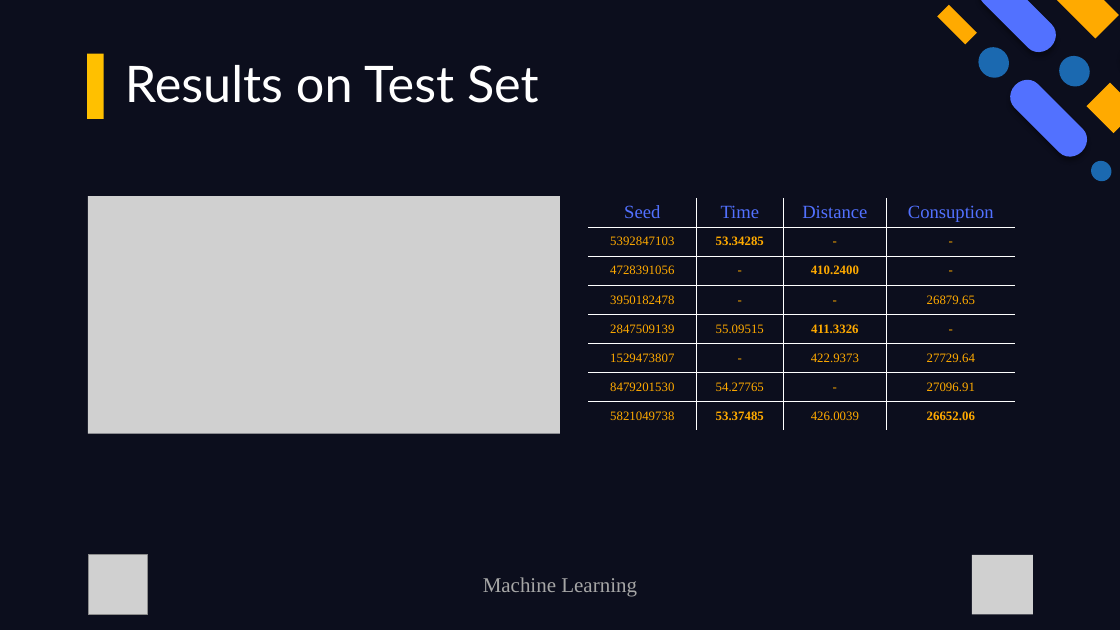
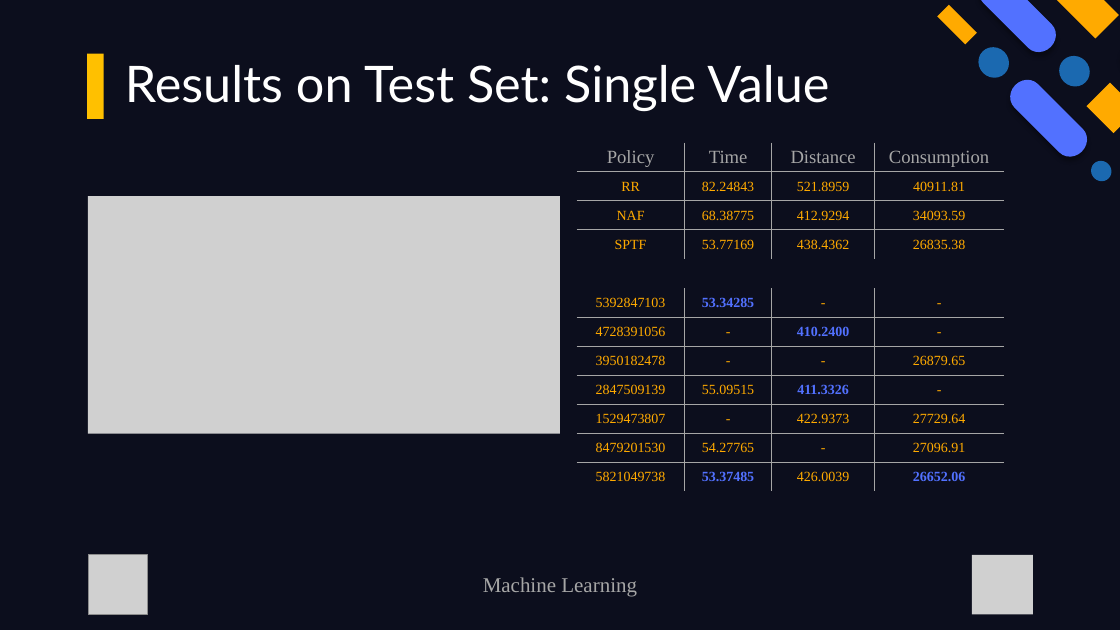
Before and after one commit to fedebrando/WarehouseOrderDispatchingProblem, a slide deck: slide 12 of docs/presentation.ppsx. Drawn at 1120x630 pixels with LibreOffice and Linux fonts; fonts in the diff are those of the drawing; grey boxes stand for pictures. Boxes give left, top, right and bottom in pixels: in the first picture for what was removed or moved away, otherwise in the second. Text is boxed around its words. In the diff, an @@ line names an element or a change of style, - is before the commit and + after.

Commit message:
chore: typo correction

```diff
--- a/docs/presentation.ppsx
+++ b/docs/presentation.ppsx
@@ title at bbox=[125, 65, 829, 111]: text changed @@
-Results on Test Set
+Results on Test Set: Single Value
@@ table at bbox=[577, 143, 1005, 495] @@
-row 1: Seed | Time | Distance | Consuption
+row 1: Policy | Time | Distance | Consumption
+row 2: RR | 82.24843 | 521.8959 | 40911.81
+row 3: NAF | 68.38775 | 412.9294 | 34093.59
+row 4: SPTF | 53.77169 | 438.4362 | 26835.38
+row 5:  |  |  | 
@@ table: place and size @@
-table at bbox=[588, 198, 1016, 433]
+table at bbox=[577, 143, 1005, 495]
```
Also in this commit, not shown: 3 other slides changed.
